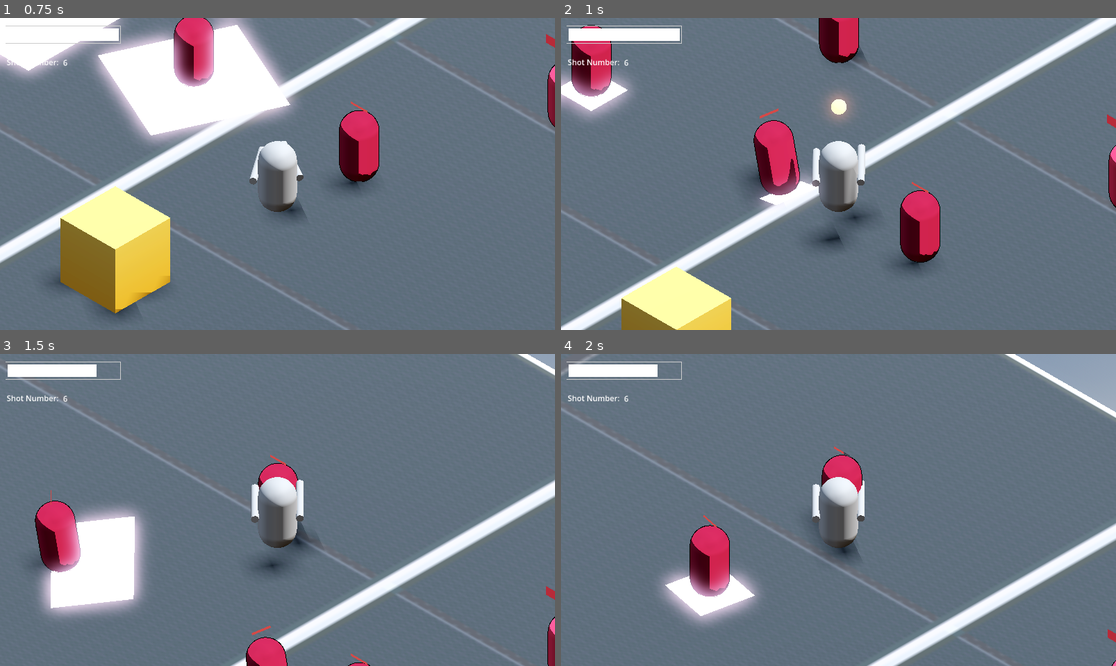
Above: before the commit, frames 1-4 (two rows, left to right).
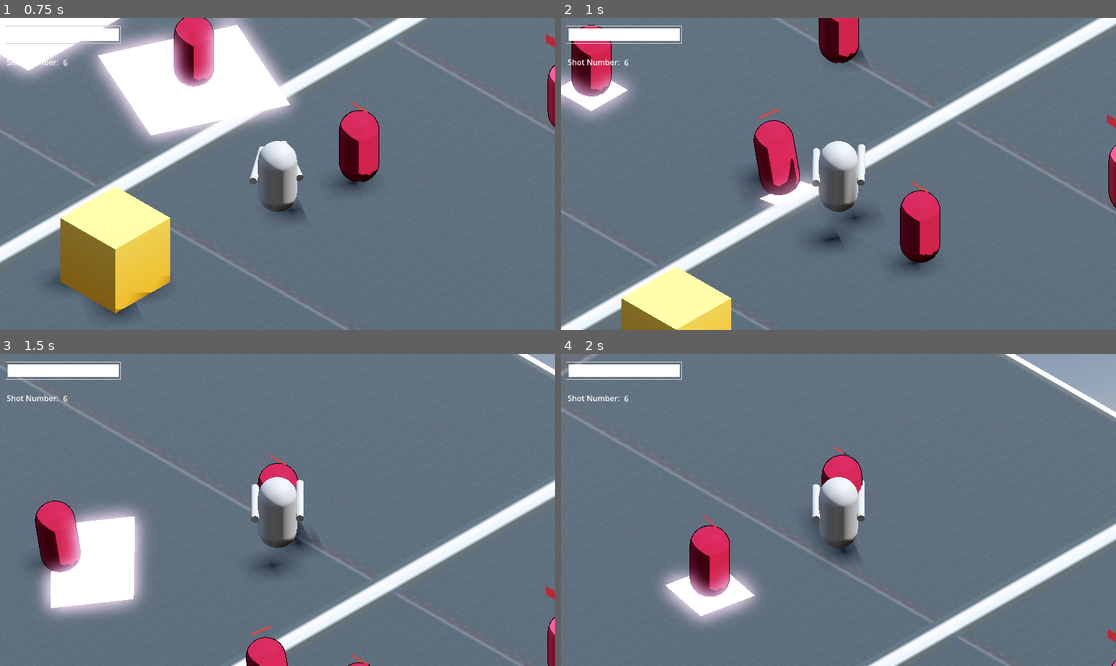
Above: after the commit, the same moments.

Repository: yashGhela/blame
Game: Godot game, scene res://levels/lab.tscn
Same seed, same stepped clock (60 frames per second), same inputs: the game is played once before the commit and once after it. The project has no main scene, so this scene is started directly.
Inputs (mouse positions are in pixels of both pictures, inside the frame that each line leads up to):
- Up to frame 1 (0.75 s): move the mouse to (249, 236) at 0.52 s; hold W (forward) from 0.53 s (still down); click (249, 236) at 0.6 s
- Up to frame 2 (1 s): keep holding W (forward); tap Space (jump) at 0.77 s
- Up to frame 3 (1.5 s): keep holding W (forward); move the mouse to (444, 556) at 1.27 s; right-click (444, 556) at 1.35 s
- Up to frame 4 (2 s): keep holding W (forward); tap Space (jump) at 1.52 s; click (1005, 556) at 1.55 s

Frame 1 is identical in both runs. In frame 2, 0.4% of the frame differs, in the area x 47-53%, y 23-34%; in frame 3, 0.2%; in frame 4, 0.2%.
Error in both runs: Invalid access to property or key 'global_position' on a base object of type 'Nil'. (res://scripts/striker/distance.gd:24)

Commit message:
striker should also play better now

Diff:
--- a/scripts/striker/shoot.gd
+++ b/scripts/striker/shoot.gd
@@ -7,6 +7,9 @@
 @onready var ap: AnimationPlayer = $"../../striker/AnimationPlayer"
 @onready var shoot: AudioStreamPlayer3D = $"../../shoot"
 
+var has_shot = false
+var wait_done= false
+
 var bulletinst
 func _process(delta: float) -> void:
 	if enemy.health<=0:
@@ -14,6 +17,9 @@
 func enter():
 	print("Entered Shoot")
 
+
+
+func hit():
 	bulletinst = bullet.instantiate()
 	get_tree().current_scene.add_child(bulletinst)
 	player = get_tree().get_first_node_in_group("Player")
@@ -22,13 +28,26 @@
 
 
 	tween.tween_property(bulletinst,"global_position", player.global_position,1.0).set_trans(Tween.TRANS_SINE).set_ease(Tween.EASE_OUT)
+	has_shot=true
+	await tween.finished
 
-	get_tree().create_timer(2.0).timeout.connect(func():Transitioned.emit(self,"Idle"))
+
+	wait()
+
+
+func wait():
+	await get_tree().create_timer(2.0).timeout
+
+	wait_done=true
+
 
 func physics_update(_delta:float):
 	var dist = enemy.global_position.distance_to(player.global_position)
 
-	if dist>10.0:
-		Transitioned.emit(self,"Idle")
-	elif dist<5.0:
-		Transitioned.emit(self,"Distance")
+	if wait_done:
+		if dist>10.0:
+			Transitioned.emit(self,"Idle")
+		elif dist<5.0:
+			Transitioned.emit(self,"Distance")
+		elif dist>5.0 and dist<10.0:
+			has_shot=false
